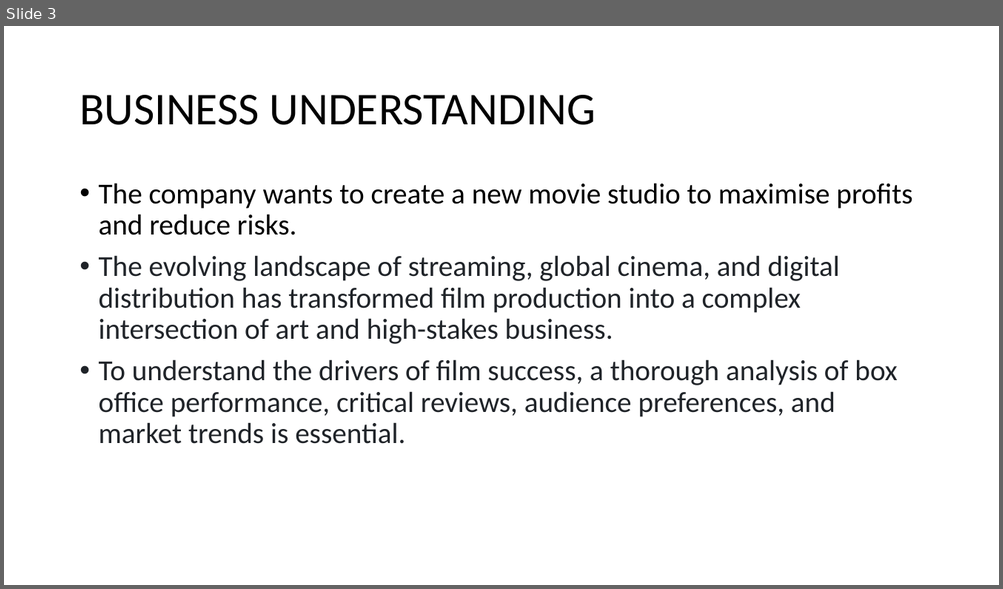
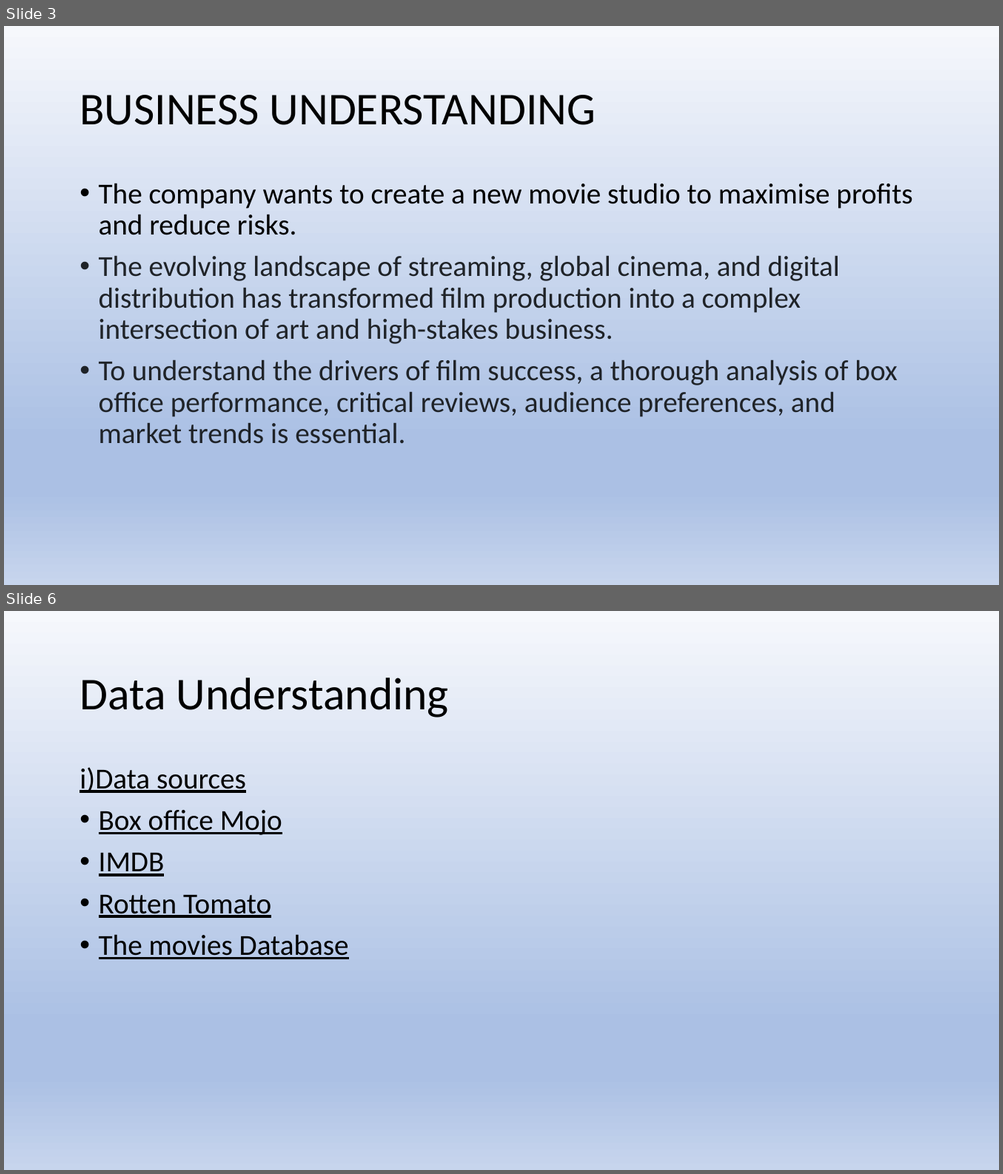
Before and after one commit to RomeC-137/Phase-G-2-Project, a slide deck: presentation.pdf.pptx. Shown one above the other, each under a label of ours: slide 3 before the commit, slides 3 and 6 after it; the slides between them are not shown. The pictures are 1003x589 and 1003x1174 pixels, drawn with LibreOffice and Linux fonts; fonts in the diff are those of the drawing. Boxes give left, top, right and bottom in pixels: in the first picture for what was removed or moved away, otherwise in the second. Text is boxed around its words. In the diff, an @@ line names an element or a change of style, - is before the commit and + after.

```diff
--- a/presentation.pdf.pptx
+++ b/presentation.pdf.pptx
@@ slide 6 added at <box>4,611,999,1170</box>, background gradient #F6F8FC to #ABC0E4 to #C7D5ED @@
@@ title added at <box>79,678,449,718</box>, 44 pt, text #000000 @@
+Data Understanding
@@ text added at <box>79,767,349,960</box>, 28 pt, text #000000, underline @@
+i)Data sources
+• Box office Mojo
+• IMDB
+• Rotten Tomato
+• The movies Database
@@ slide 3 changed as well @@
@@ background #FFFFFF to gradient #F6F8FC to #ABC0E4 to #C7D5ED @@
```
Also in this commit, not shown: 2 other slides changed, 12 other slides added.
